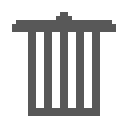
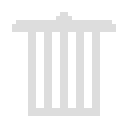
Before/after of a 128x128 layered artwork. What changed in the layer stack:
painted on "Слой" over [12, 12, 116, 116]
